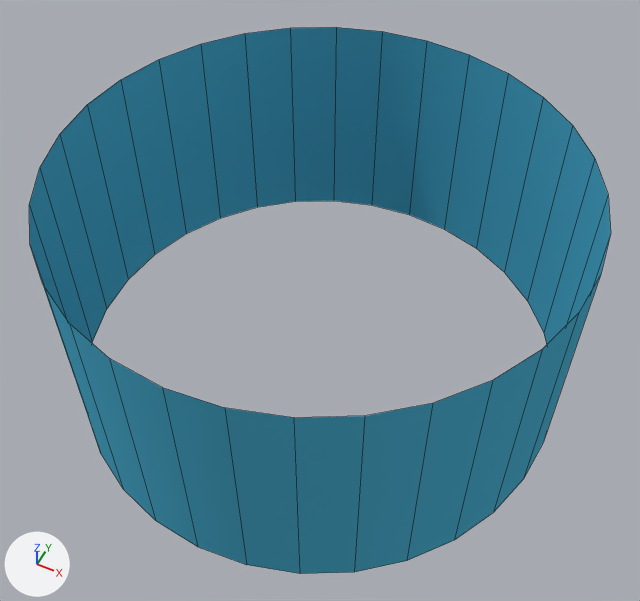
Before and after pictures for a commit that changed the Blender file 01-Models/MF-Himmel.blend.
Camera for both pictures: a 50 mm camera at (31.2, -66.4, 90.6) aimed at (1.4, -6.8, 16.1). Lighting does not change. The marker at lower left points along +X, +Y and +Z. Mesh edges are drawn as thin lines.
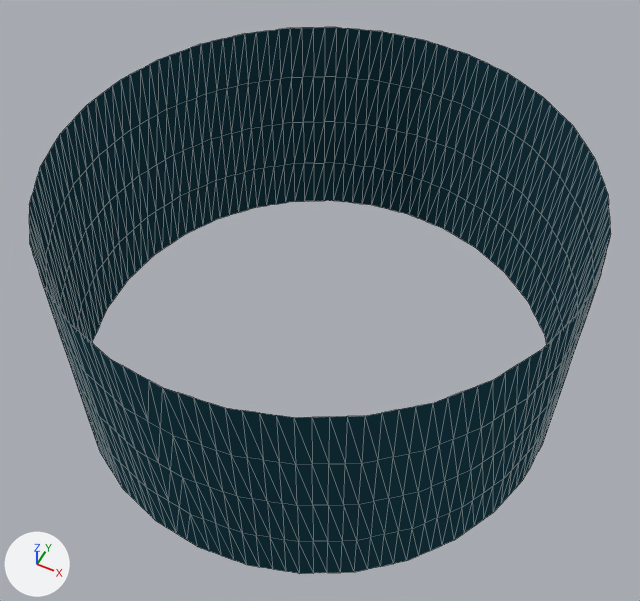
Changed parts and their boxes (x1, y1, x2, y2) in the pictures (640 x 601 px):
'Cylinder', recoloured, reshaped
    both: (29, 27, 611, 574)
part 1 of me_cylinder, added (cyan)
    after: (29, 27, 611, 574)

Edits to the bpy script that builds the scene:
```text
Change mat_material_001:
    mat_material_001.base_color: (0.0722, 0.412, 0.609) -> (0.0121, 0.0527, 0.0749)  # cyan #4caccd -> dark cyan #1d414d
Change me_cylinder:
    used by ob_cylinder; location = (0.5, 19.1, 34.6); scale = (25.7, 25.7, 12.7)
    remove me_cylinder.from_pydata(...)  # 64 vertices, 32 faces; spans x -1.11..1.11, y -2.06..0.17, z -2.44..-0.21
    add me_cylinder.from_pydata(...)  # 640 vertices, 1024 faces; spans x -1.11..1.11, y -2.06..0.17, z -2.44..-0.21
    me_cylinder part 1: 576 vertices added at x -1.11..1.11, y -2.06..0.17, z -2.44..-0.21
```
